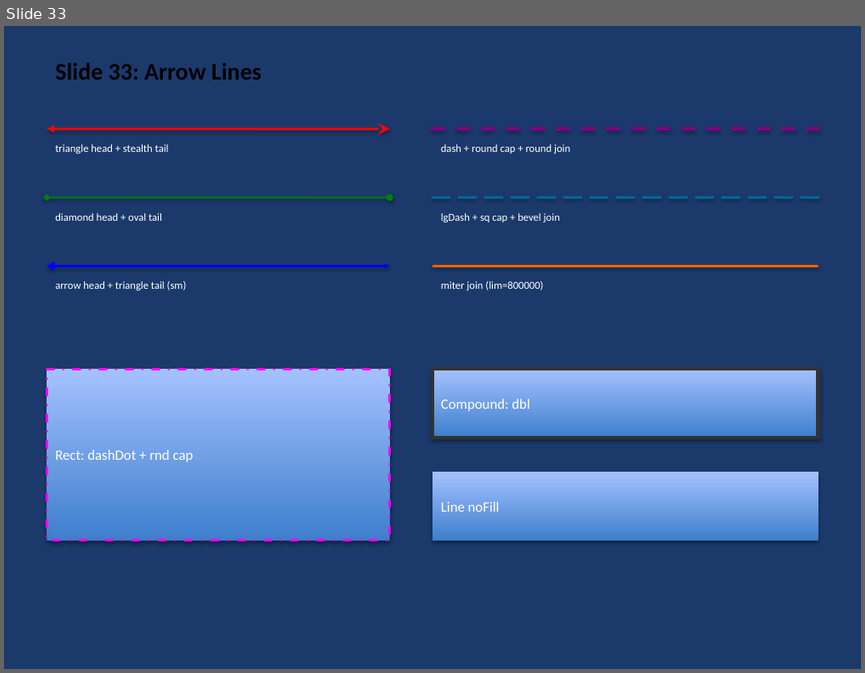
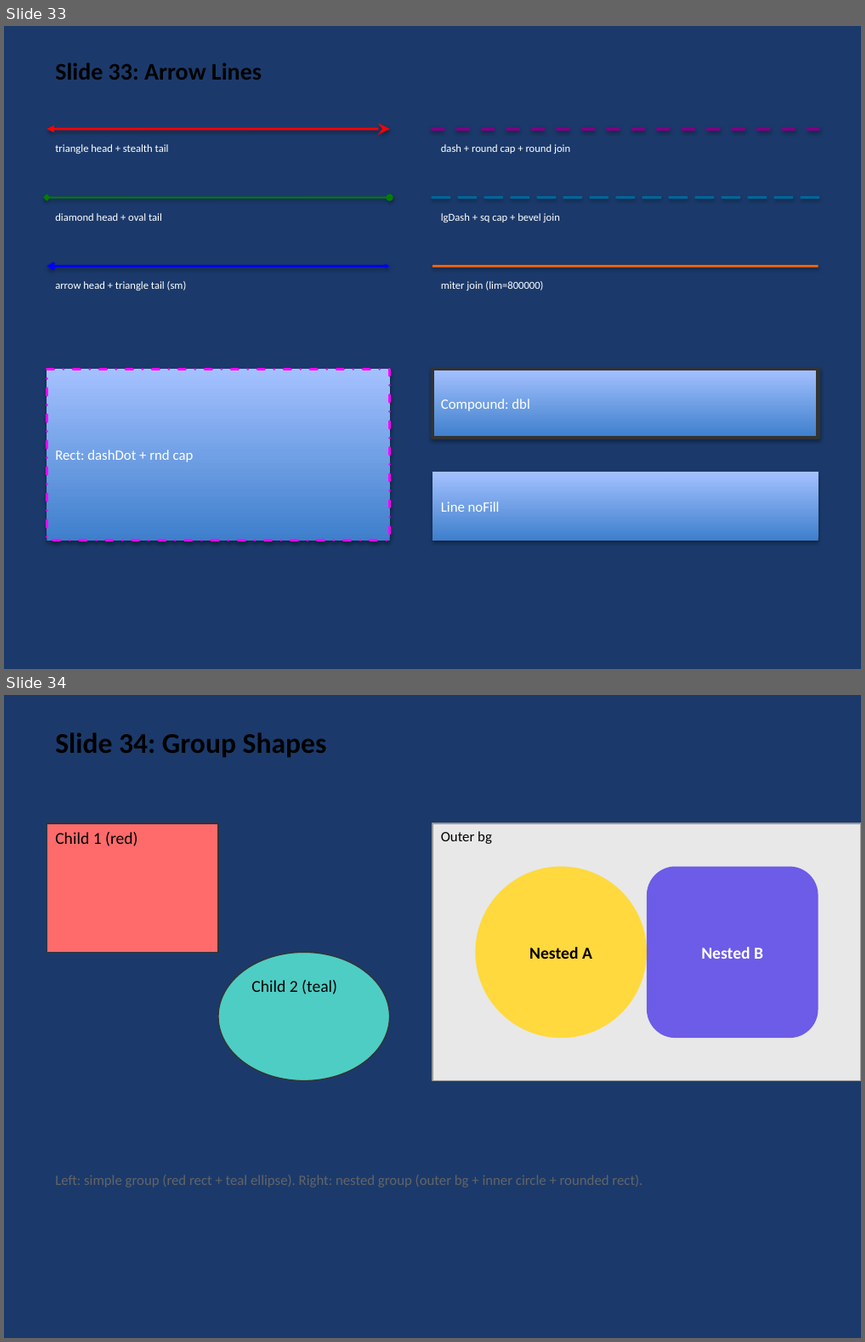
Before and after one commit to t-ujiie-g/pptx-svg, a slide deck: test_fixtures/test_features.pptx. Shown one above the other, each under a label of ours: slide 33 before the commit, slides 33 and 34 after it. The pictures are 865x673 and 865x1342 pixels, drawn with LibreOffice and Linux fonts; fonts in the diff are those of the drawing. Boxes give left, top, right and bottom in pixels: in the first picture for what was removed or moved away, otherwise in the second. Text is boxed around its words. In the diff, an @@ line names an element or a change of style, - is before the commit and + after.

```diff
--- a/test_fixtures/test_features.pptx
+++ b/test_fixtures/test_features.pptx
@@ slide 34 added at box(4, 695, 861, 1338), background #1B3A6B @@
@@ text added at box(55, 732, 327, 757), 24 pt, text #000000, bold @@
+Slide 34: Group Shapes
@@ rectangle added at box(46, 823, 218, 952), fill #FF6B6B, outline #333333 1 pt, 14 pt, text #000000 @@
+Child 1 (red)
@@ rectangle added at box(432, 823, 861, 1081), fill #E8E8E8, outline #999999 1 pt, 12 pt, text #000000 @@
+Outer bg
@@ ellipse added at box(475, 867, 647, 1038), fill #FFD93D, 14 pt, text #000000, bold @@
+Nested A
@@ rounded rectangle added at box(647, 867, 818, 1038), fill #6C5CE7, 14 pt, text #FFFFFF, bold @@
+Nested B
@@ ellipse added at box(218, 952, 390, 1081), fill #4ECDC4, outline #333333 1 pt, 14 pt, text #000000 @@
+Child 2 (teal)
@@ text added at box(55, 1174, 642, 1187), 12 pt, text #646464 @@
+Left: simple group (red rect + teal ellipse). Right: nested group (outer bg + inner circle + rounded rect).
```
Also in this commit, not shown: 1 other slide added, 8 other files.
